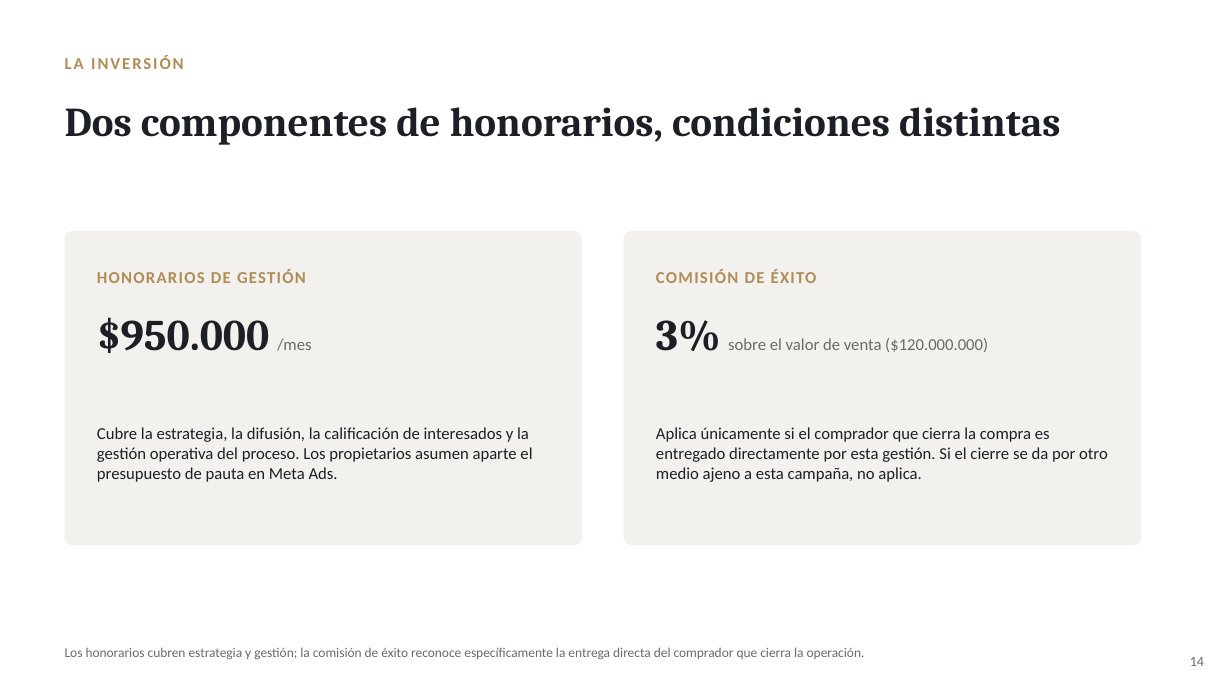
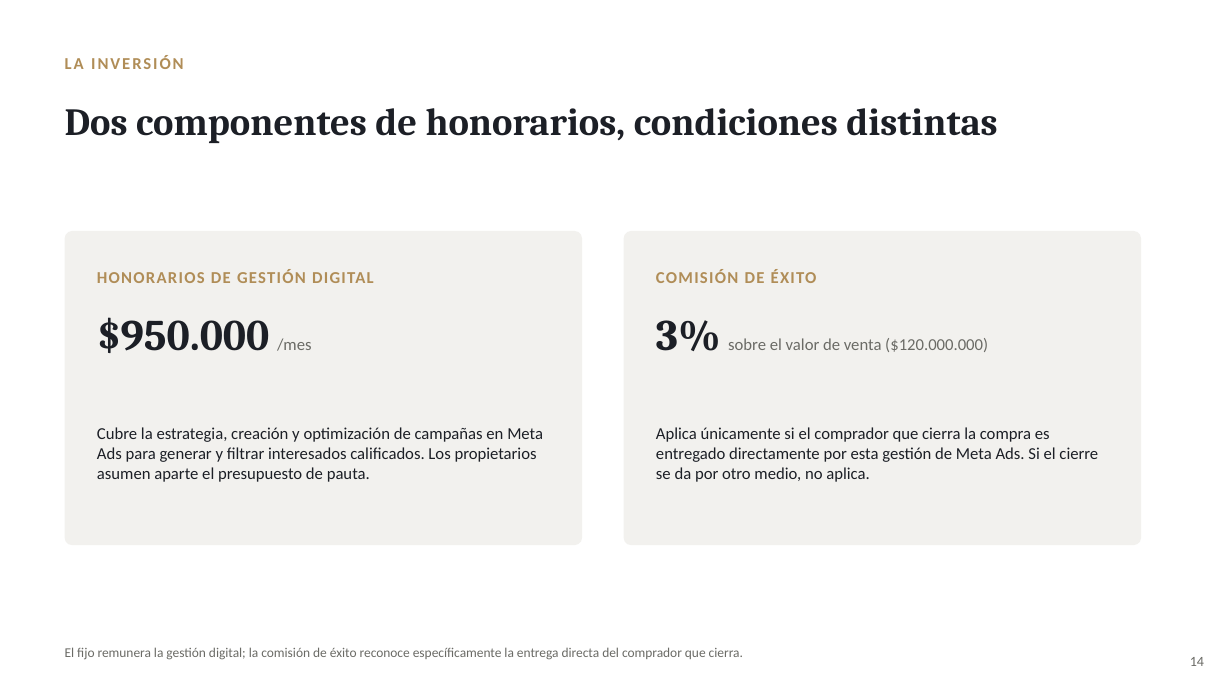
Before and after one commit to rozoerik-eng/Presentaciones-y-varios, a slide deck: slide 14 of Hosty56 - Plan de Venta (Edificio Airbnb Bogota)/Hosty56_Plan_de_Venta.pptx. Drawn at 1232x693 pixels with LibreOffice and Linux fonts; fonts in the diff are those of the drawing. Boxes give left, top, right and bottom in pixels: in the first picture for what was removed or moved away, otherwise in the second. Text is boxed around its words. In the diff, an @@ line names an element or a change of style, - is before the commit and + after.

```diff
--- a/Hosty56 - Plan de Venta (Edificio Airbnb Bogota)/Hosty56_Plan_de_Venta.pptx
+++ b/Hosty56 - Plan de Venta (Edificio Airbnb Bogota)/Hosty56_Plan_de_Venta.pptx
@@ text "Dos componentes de honorarios, condiciones ..." at bbox=[65, 108, 997, 143]: size 32 to 30 pt @@
@@ text at bbox=[97, 270, 374, 283]: text changed @@
-HONORARIOS DE GESTIÓN
+HONORARIOS DE GESTIÓN DIGITAL
@@ text at bbox=[97, 427, 543, 482]: text changed @@
-Cubre la estrategia, la difusión, la calificación de interesados y la gestión operativa del proceso. Los propietarios asumen aparte el presupuesto de pauta en Meta Ads.
+Cubre la estrategia, creación y optimización de campañas en Meta Ads para generar y filtrar interesados calificados. Los propietarios asumen aparte el presupuesto de pauta.
@@ text at bbox=[656, 427, 1098, 482]: text changed @@
-Aplica únicamente si el comprador que cierra la compra es entregado directamente por esta gestión. Si el cierre se da por otro medio ajeno a esta campaña, no aplica.
+Aplica únicamente si el comprador que cierra la compra es entregado directamente por esta gestión de Meta Ads. Si el cierre se da por otro medio, no aplica.
@@ text at bbox=[65, 647, 743, 660]: text changed @@
-Los honorarios cubren estrategia y gestión; la comisión de éxito reconoce específicamente la entrega directa del comprador que cierra la operación.
+El fijo remunera la gestión digital; la comisión de éxito reconoce específicamente la entrega directa del comprador que cierra.
```
Also in this commit, not shown: 12 other slides changed, 2 slides added, 2 slides removed, 1 other file.
